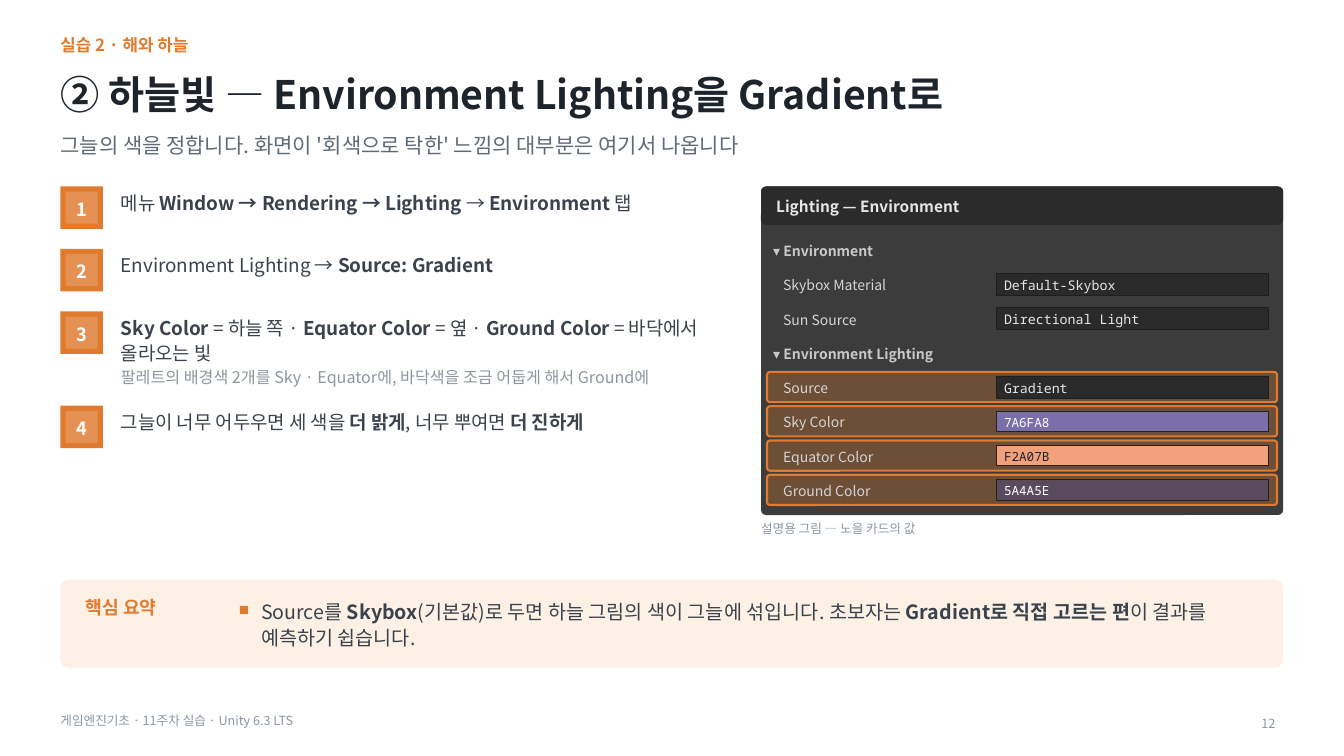
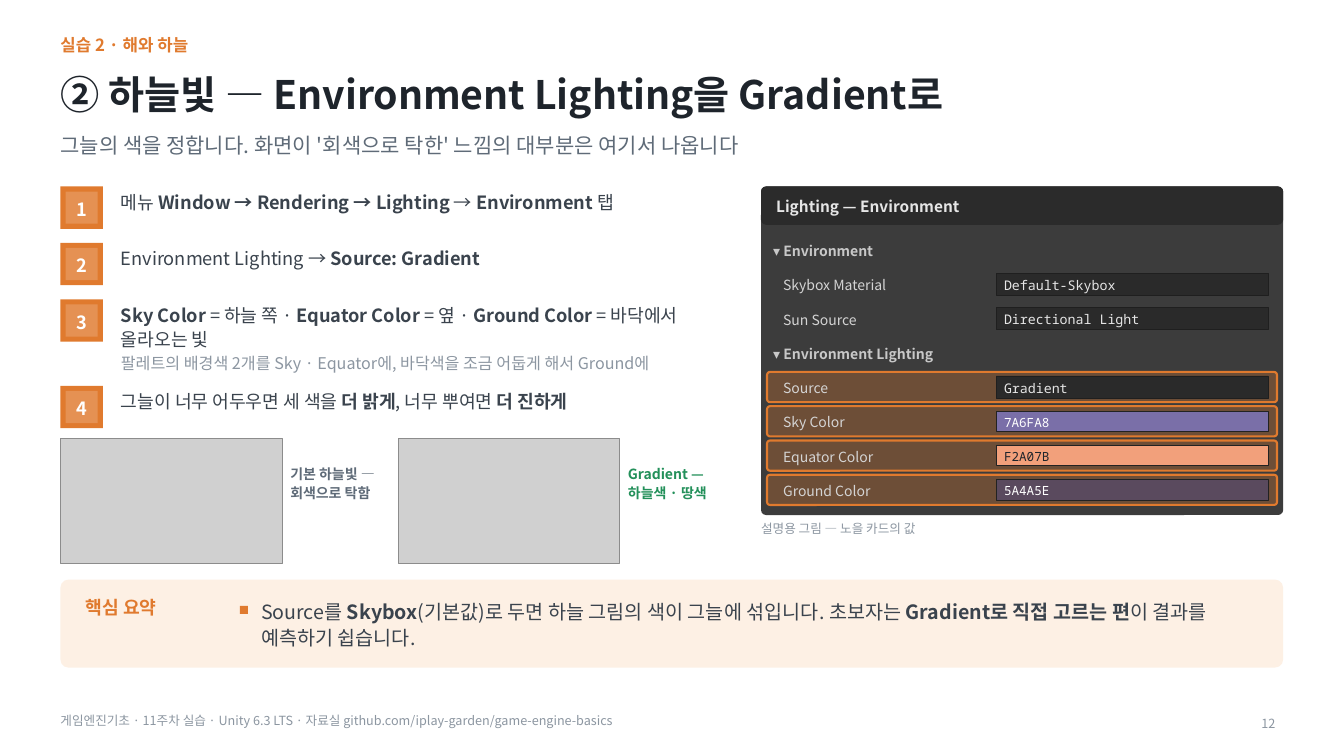
Before and after one commit to iplay-garden/game-engine-basics, a slide deck: slide 12 of 11주차/한국어/게임엔진기초_11주차_오프라인_실습슬라이드.pptx. Drawn at 1344x756 pixels with LibreOffice and Linux fonts; fonts in the diff are those of the drawing; grey boxes stand for pictures. Boxes give left, top, right and bottom in pixels: in the first picture for what was removed or moved away, otherwise in the second. Text is boxed around its words. In the diff, an @@ line names an element or a change of style, - is before the commit and + after.

```diff
--- a/11주차/한국어/게임엔진기초_11주차_오프라인_실습슬라이드.pptx
+++ b/11주차/한국어/게임엔진기초_11주차_오프라인_실습슬라이드.pptx
@@ 2 rectangles, 1 text: place and size @@
-2 rectangles, 1 text at (60, 249, 103, 291)
+2 rectangles, 1 text at (60, 243, 103, 285)
@@ 3 texts, 2 rectangles: place and size @@
-3 texts, 2 rectangles at (60, 312, 698, 387)
+3 texts, 2 rectangles at (60, 299, 678, 373)
@@ size 13.5 to 13 pt in 4 elements at (121, 194, 614, 214), (121, 250, 480, 270), (121, 307, 678, 348), (121, 392, 567, 412) @@
@@ 2 texts, 2 rectangles: place and size @@
-2 texts, 2 rectangles at (60, 406, 584, 449)
+2 texts, 2 rectangles at (60, 386, 567, 429)
@@ picture added at (60, 439, 282, 564) @@
@@ picture added at (398, 439, 620, 564) @@
@@ text added at (290, 467, 371, 499), 10 pt, text #5F6B78, bold @@
+기본 하늘빛 — 회색으로 탁함
@@ text added at (628, 467, 707, 500), 10 pt, text #23905A, bold @@
+Gradient — 하늘색 · 땅색
@@ text at (60, 714, 612, 728): text changed @@
-게임엔진기초 · 11주차 실습 · Unity 6.3 LTS
+게임엔진기초 · 11주차 실습 · Unity 6.3 LTS · 자료실 github.com/iplay-garden/game-engine-basics
```
Also in this commit, not shown: 28 other slides changed, 14 other files.
